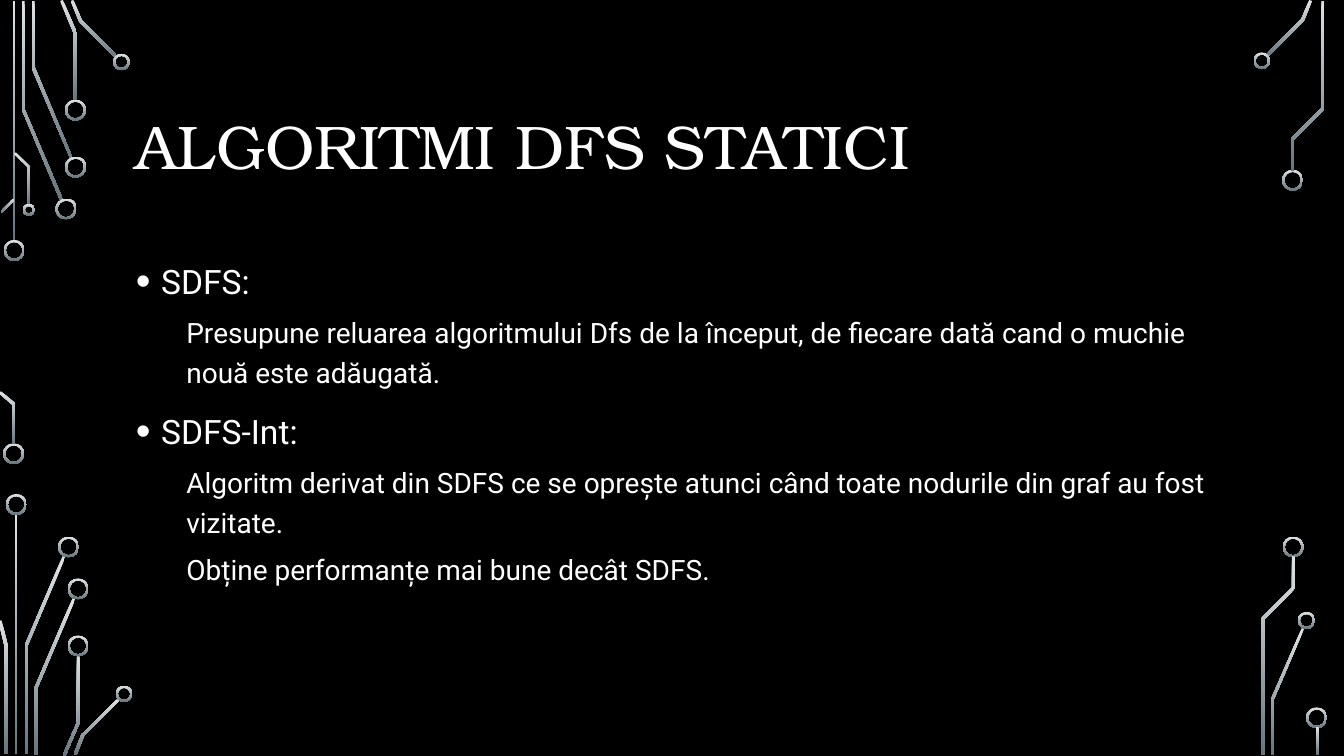
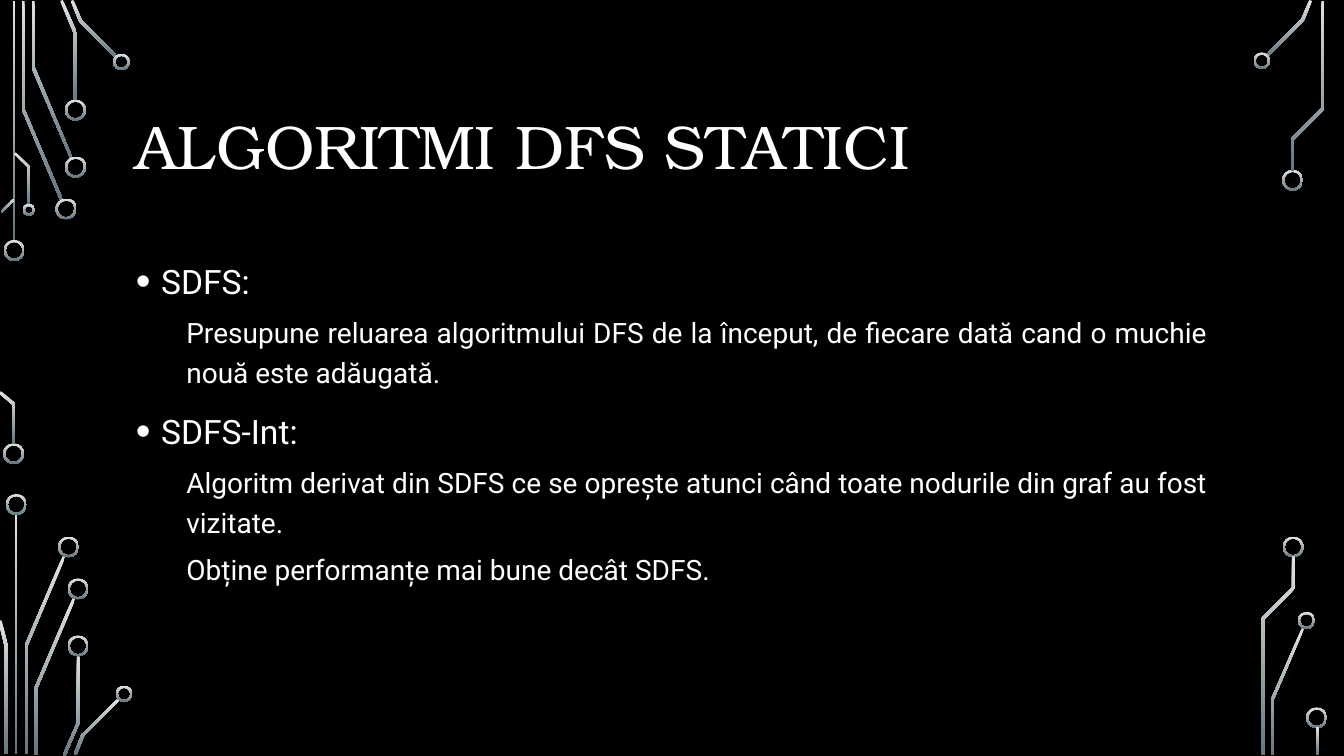
Before and after one commit to MattiaIojica/Incremental-DFS-Algorithms, a slide deck: slide 6 of Prezentare Incremental DFS algorithms.pptx. Drawn at 1344x756 pixels with LibreOffice and Linux fonts; fonts in the diff are those of the drawing; background and template pictures are left out. Boxes give left, top, right and bottom in pixels: in the first picture for what was removed or moved away, otherwise in the second. Text is boxed around its words. In the diff, an @@ line names an element or a change of style, - is before the commit and + after.

```diff
--- a/Prezentare Incremental DFS algorithms.pptx
+++ b/Prezentare Incremental DFS algorithms.pptx
@@ text at (x1=161, y1=269, x2=1206, y2=587): alignment left to justified @@
@@ text at (x1=186, y1=321, x2=1207, y2=389): text changed @@
-  Presupune reluarea algoritmului Dfs de la început, de fiecare dată cand o muchie nouă este adăugată.
+  Presupune reluarea algoritmului DFS de la început, de fiecare dată cand o muchie nouă este adăugată.
```
Also in this commit, not shown: 9 other slides changed.
